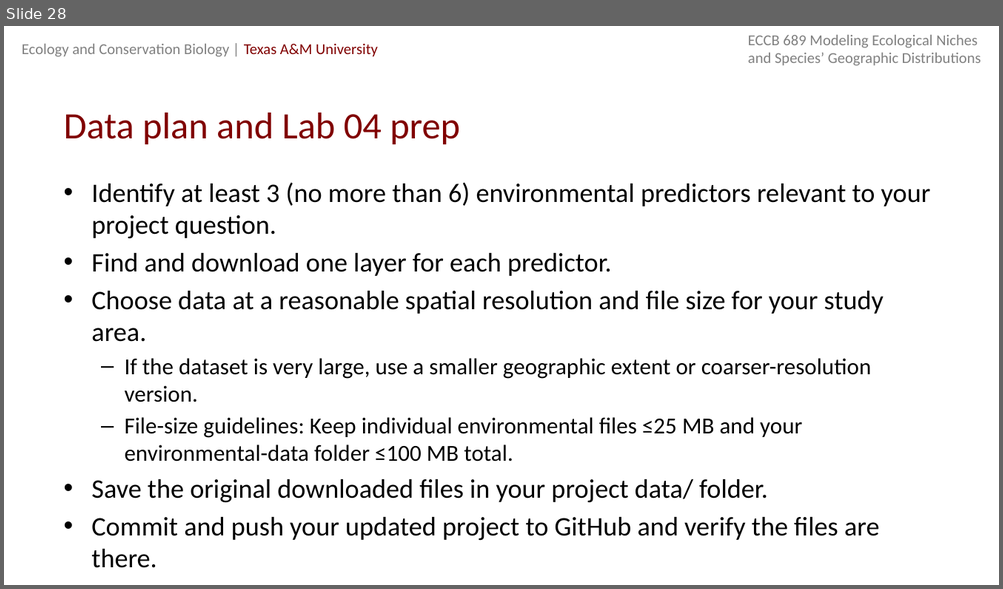
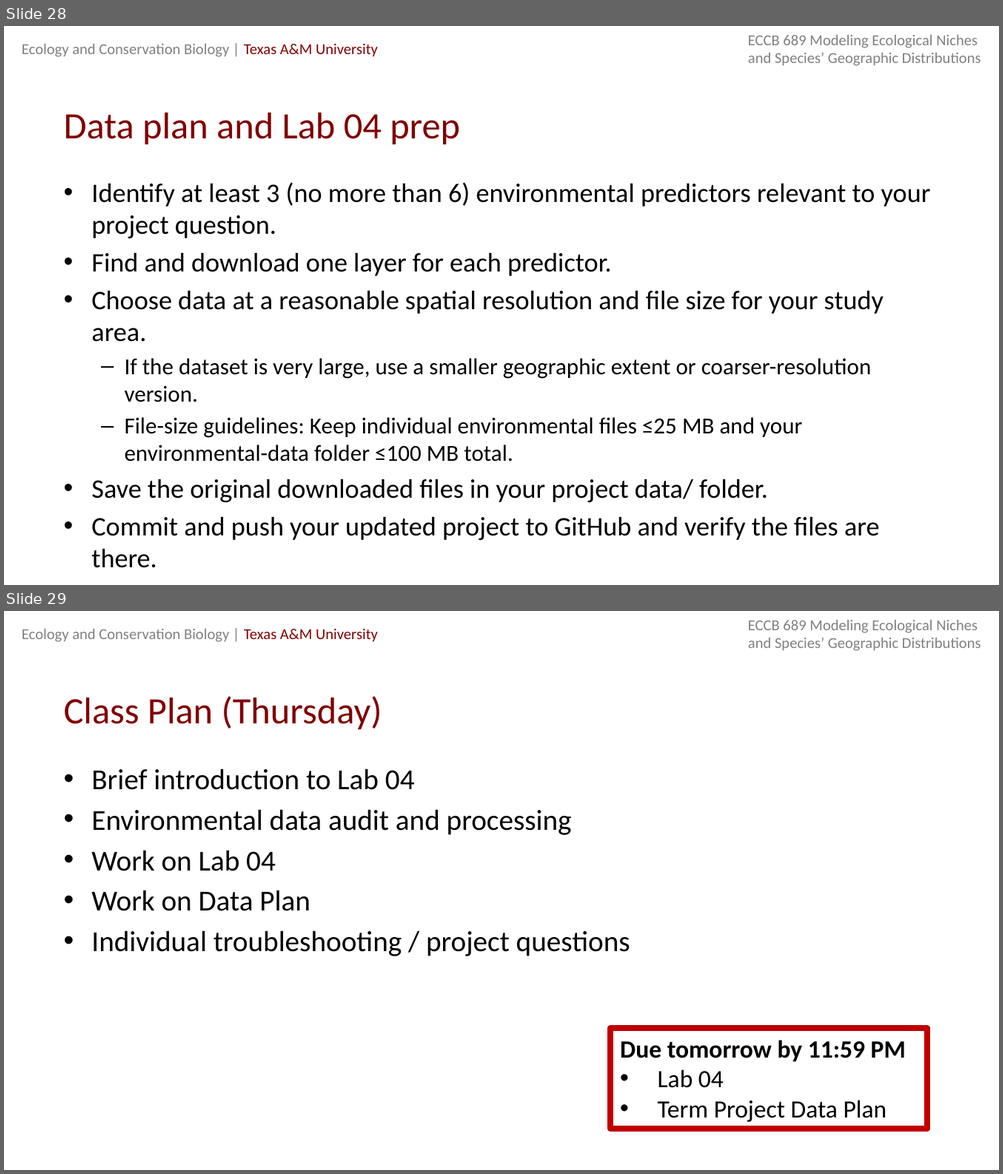
Before and after one commit to michellelawing/ECCB689, a slide deck: Slides/Week 6. Environments.pptx. Shown one above the other, each under a label of ours: slide 28 before the commit, slides 28 and 29 after it. The pictures are 1003x589 and 1003x1174 pixels, drawn with LibreOffice and Linux fonts; fonts in the diff are those of the drawing. Boxes give left, top, right and bottom in pixels: in the first picture for what was removed or moved away, otherwise in the second. Text is boxed around its words. In the diff, an @@ line names an element or a change of style, - is before the commit and + after.

```diff
--- a/Slides/Week 6. Environments.pptx
+++ b/Slides/Week 6. Environments.pptx
@@ slide 29 added at [4, 611, 999, 1170], background #FFFFFF; not listed: 2 template elements that a slide beside it also shows @@
@@ title added at [64, 696, 382, 729], 27 pt, text #800000 @@
+Class Plan (Thursday)
@@ text added at [91, 769, 630, 957], 21 pt, text #000000 @@
+• Brief introduction to Lab 04
+• Environmental data audit and processing
+• Work on Lab 04
+• Work on Data Plan
+• Individual troubleshooting / project questions
@@ rectangle added at [609, 1028, 927, 1129], outline #C00000 4.5 pt, 18 pt, text #000000 @@
+Due tomorrow by 11:59 PM
+• Lab 04
+• Term Project Data Plan
```
Also in this commit, not shown: 1 slide changed, 6 other slides added.
